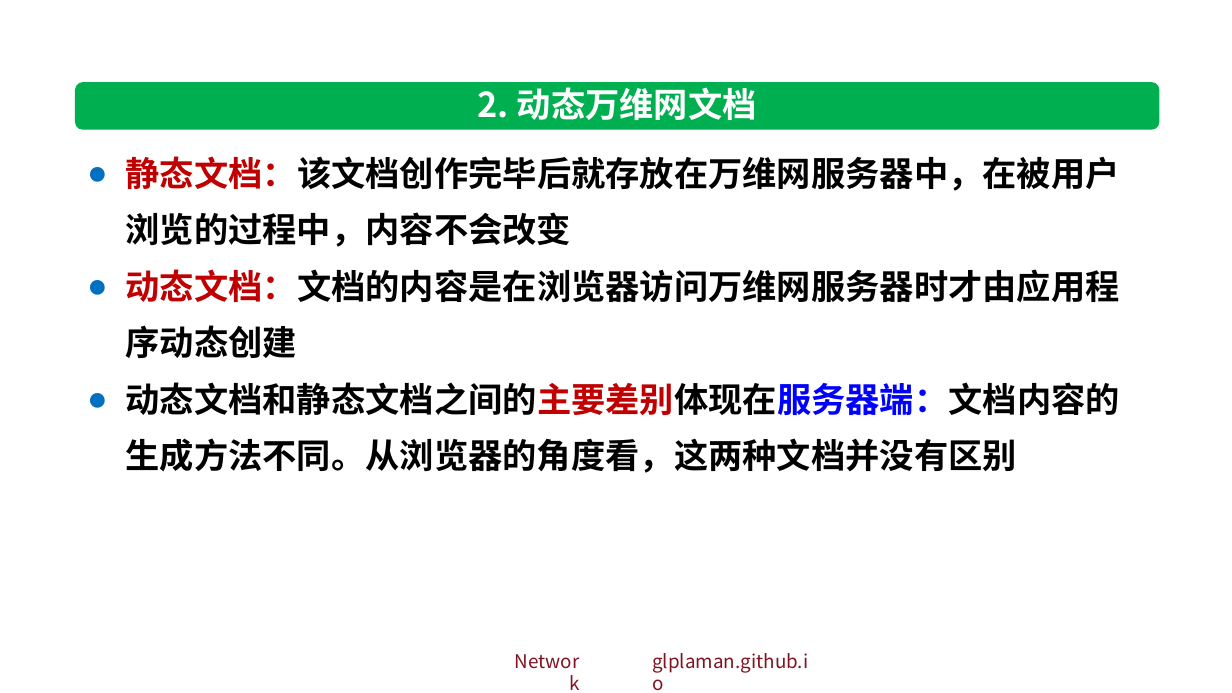
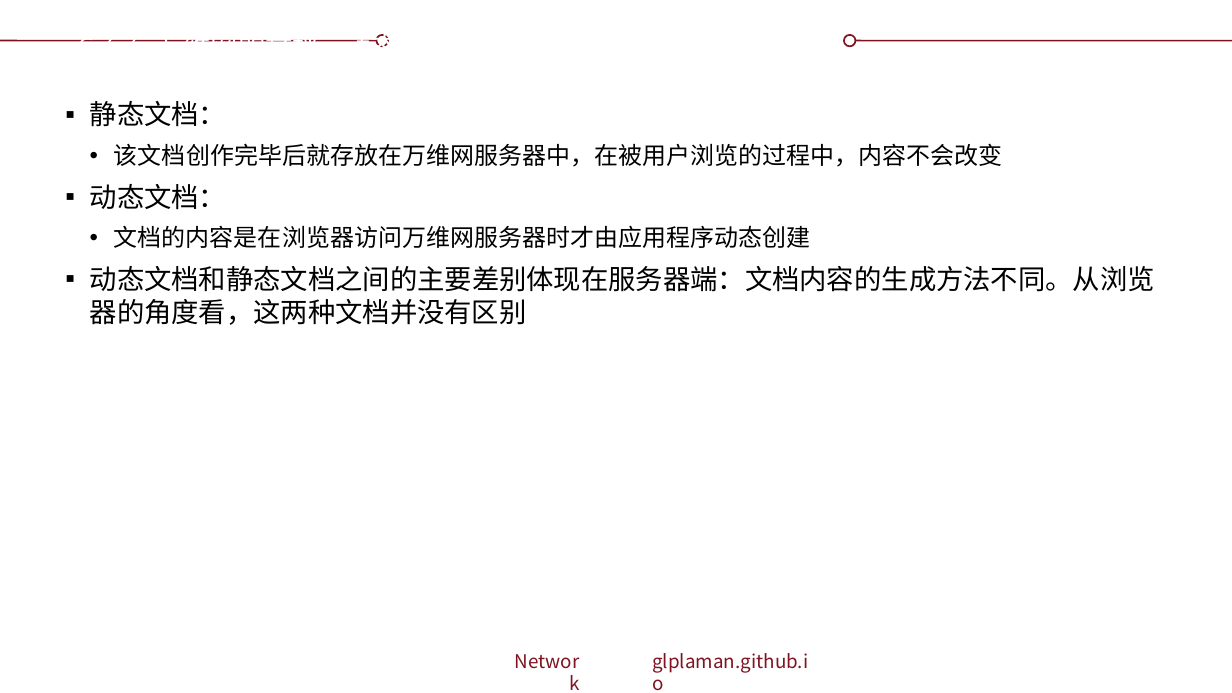
Before and after one commit to glplaman/glplaman.github.io, a slide deck: slide 100 of network/ppt/chap6.pptx (slide 106 before the commit). Drawn at 1232x693 pixels with LibreOffice and Linux fonts; fonts in the diff are those of the drawing; background and template pictures are left out. Boxes give left, top, right and bottom in pixels: in the first picture for what was removed or moved away, otherwise in the second. Text is boxed around its words. In the diff, an @@ line names an element or a change of style, - is before the commit and + after.

```diff
--- a/network/ppt/chap6.pptx
+++ b/network/ppt/chap6.pptx
@@ rectangle removed at (0, 0, 1232, 48) @@
@@ title added at (78, 34, 535, 47), 16 pt, text #FFFFFF @@
+6.4.4 万维网的文档 - 动态万维网文档
@@ ellipse added at (377, 34, 388, 46), fill #FFFFFF, outline #7F131F 1 pt @@
@@ ellipse added at (844, 34, 855, 46), fill #FFFFFF, outline #7F131F 1 pt @@
@@ rounded rectangle removed at (75, 83, 1159, 131) @@
@@ text removed at (478, 87, 757, 120) @@
-2. 动态万维网文档
@@ text "静态文档：": place and size @@
-text "静态文档：" at (126, 156, 1120, 473)
+text "静态文档：" at (90, 101, 1155, 325)
@@ text at (90, 101, 1003, 248): text changed; size 20 to 14 pt; font Noto Sans CJK SC to Montserrat; bold off @@
-● 静态文档：该文档创作完毕后就存放在万维网服务器中，在被用户浏览的过程中，内容不会改变
-● 动态文档：文档的内容是在浏览器访问万维网服务器时才由应用程序动态创建
+▪ 静态文档：
+  • 该文档创作完毕后就存放在万维网服务器中，在被用户浏览的过程中，内容不会改变
+▪ 动态文档：
+  • 文档的内容是在浏览器访问万维网服务器时才由应用程序动态创建
@@ text at (90, 266, 1155, 325): size 20 to 16 pt, font Noto Sans CJK SC to Montserrat, text colour #C00000 to #000000, text colour #0000FF to #000000, bold off in "动态文档和静态文档之间的主要差别体现在服务器端：文档内容的生成方法不同。从浏览器的角度看，这两种文档并没有区别"; bullet ● to ▪; line spacing 33pt to 1; more space between paragraphs @@
```
Also in this commit, not shown: 61 other slides changed, 2 slides added, 8 slides removed, 10 other files.
